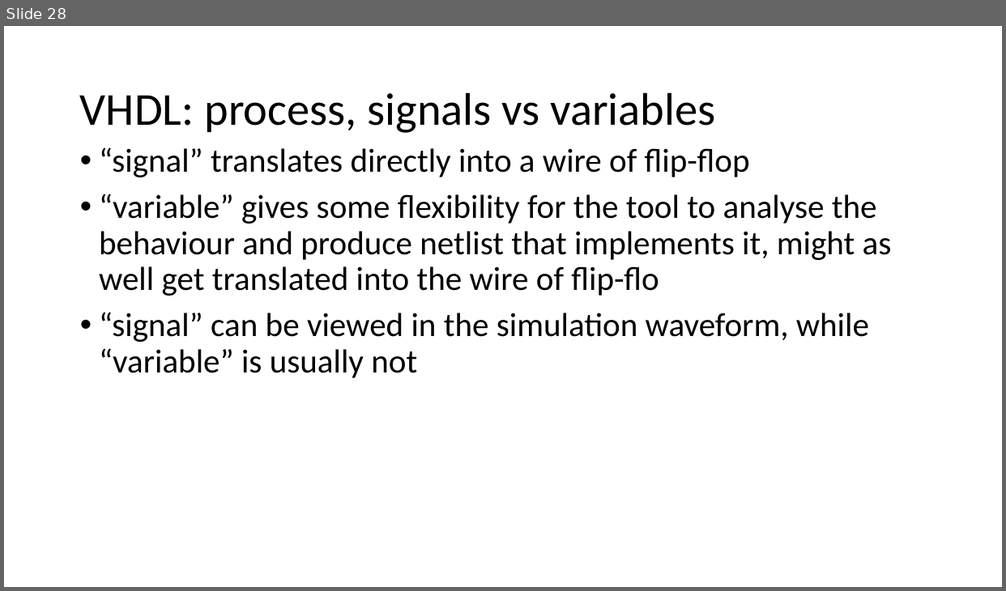
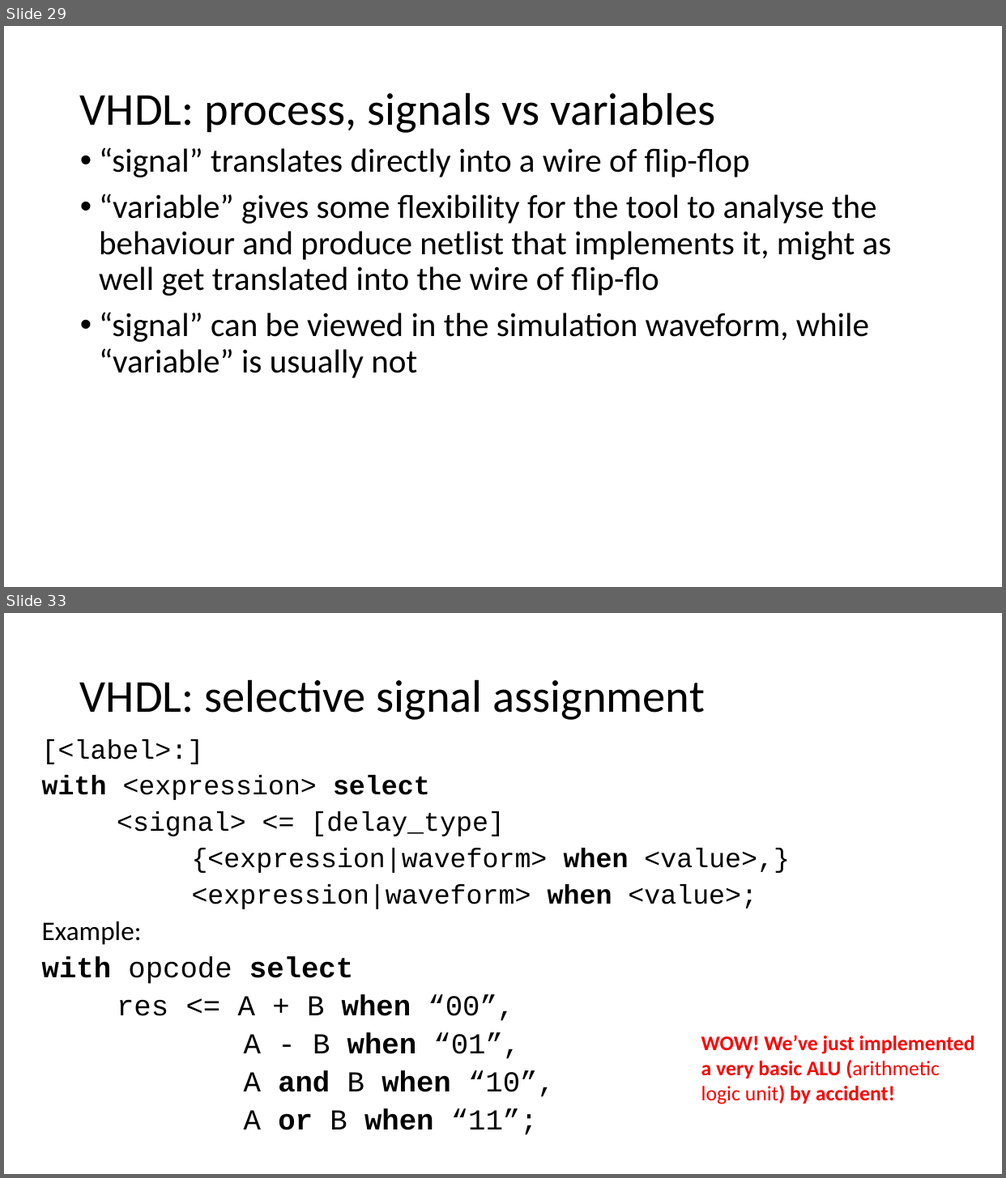
Before and after one commit to quarck/vhdl_intro, a slide deck: part2.pptx. Shown one above the other, each under a label of ours: slide 28 before the commit, slides 29 and 33 after it; the slides between them are not shown. The pictures are 1006x591 and 1006x1178 pixels, drawn with LibreOffice and Linux fonts; fonts in the diff are those of the drawing. Boxes give left, top, right and bottom in pixels: in the first picture for what was removed or moved away, otherwise in the second. Text is boxed around its words. In the diff, an @@ line names an element or a change of style, - is before the commit and + after.

```diff
--- a/part2.pptx
+++ b/part2.pptx
@@ slide 33 added at (x1=4, y1=613, x2=1002, y2=1174), background #FFFFFF @@
@@ title added at (x1=80, y1=679, x2=705, y2=720), 44 pt, text #000000 @@
+VHDL: selective signal assignment
@@ text added at (x1=42, y1=739, x2=790, y2=1135), 25.9 pt, text #000000 @@
+[<label>:]
+with <expression> select
+<signal> <= [delay_type]
+{<expression|waveform> when <value>,}
+<expression|waveform> when <value>;
+Example:
+with opcode select
+res <= A + B when “00”,
+A - B when “01”,
+A and B when “10”,
+A or B when “11”;
@@ text added at (x1=701, y1=1035, x2=975, y2=1105), 20 pt, text #FF0000, bold @@
+WOW! We’ve just implemented a very basic ALU (arithmetic logic unit) by accident!
@@ what was slide 28 is now slide 29 @@
```
Also in this commit, not shown: 4 slides changed, 10 other slides added, 1 other file.
